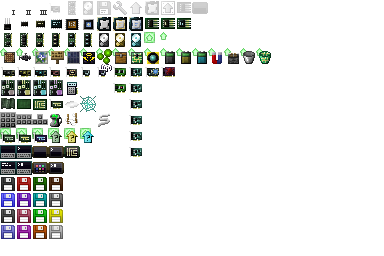
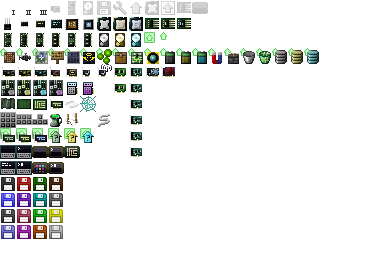
Layered file, before and after one edit (384 x 256). Changes by layer:
added layer "Ebene 2" in group "items" over <box>83,82,94,95</box>
painted on "items" (2nd of 2, in "items") over <box>272,48,319,64</box>
